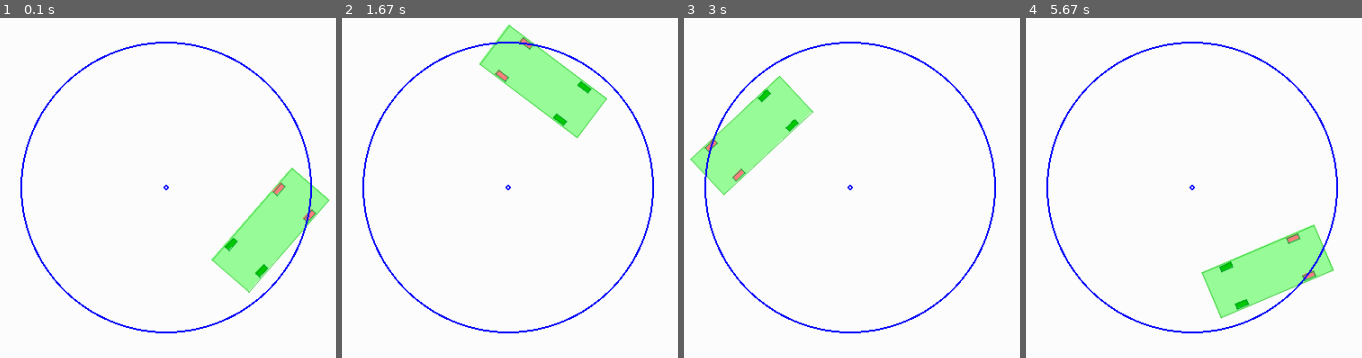
Above: before the commit, frames 1-4 (left to right).
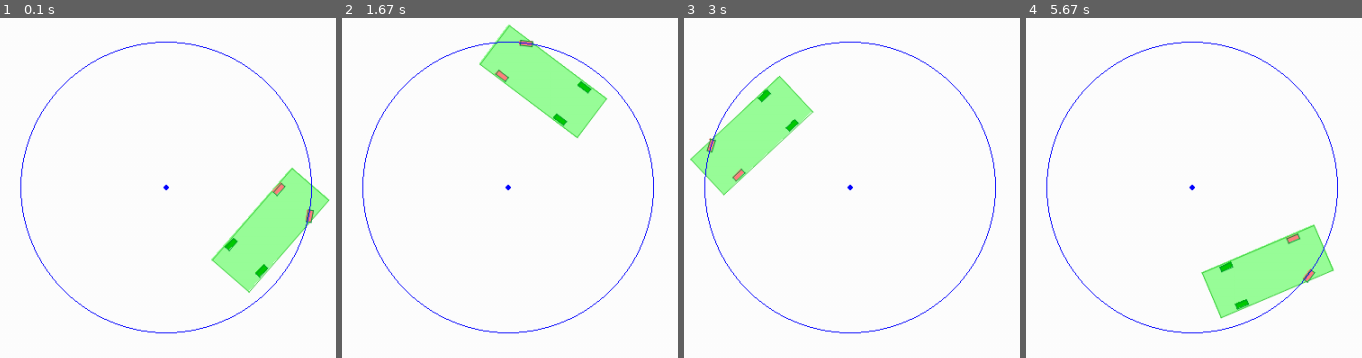
Above: after the commit, the same moments.

Repository: Bobbassoonguy/AutonomousVehicles
Game: pygame game, started from Scenarios/Scenario1_create_car.py
Same seed, same stepped clock (60 frames per second), same inputs: the game is played once before the commit and once after it.
Inputs:
- Up to frame 1 (0.1 s): no input
- Up to frame 2 (1.67 s): no input
- Up to frame 3 (3 s): no input
- Up to frame 4 (5.67 s): no input

The runs differ from the first frame. In frame 1, 1.5% of the frame differs, in the area x 6-95%, y 7-93%; in frame 2, 1.6%; in frame 3, 1.5%; in frame 4, 1.6%, in the area x 6-93%, y 7-93%.

Commit message:
made turn method

Diff:
--- a/Classes/Vehicle.py
+++ b/Classes/Vehicle.py
@@ -13,8 +13,8 @@
         self.TRACK = 1.5  # meters
         self.MIN_TURN_DIAMETER = 10.8  # meters
         self.PIXELS_PER_METER = self.parent.PIXELS_PER_METER
-        self.ANGLE = 0
 
+        self.angle = 0
         self.x = x
         self.y = y
 
@@ -57,26 +57,42 @@
         self.back_left_wheel.draw()
 
     def rotate(self, degrees, rotation_point):
-        self.ANGLE += degrees
-        self.ANGLE %= 360
+        self.angle += degrees
+        self.angle %= 360
         self.outline.rotate(degrees, rotation_point)
         self.x, self.y = self.outline.get_centroid()
         for i in self.wheels:
             i.rotate(degrees, rotation_point)
 
-    def turn(self, turn_radius, turn_degrees):
-        print("hi")
+    def turn(self, turn_radius, turn_degrees, right_turn=True, display_turn_circle=False):
+        if right_turn:
+            center = self.get_turn_circle_center(turn_radius, right_turn=True)
+            self.rotate(turn_degrees, center)
+            if self.front_left_wheel.angle == self.angle:
+                self.front_left_wheel.rotate(math.degrees(math.asin(self.WHEELBASE/turn_radius)))
+
+        else:
+            center = self.get_turn_circle_center(turn_radius, right_turn=False)
+            self.rotate(-turn_degrees, center)
+            if self.front_right_wheel.angle == self.angle:
+                self.front_right_wheel.rotate(-math.degrees(math.asin(self.WHEELBASE / turn_radius)))
+
+        if display_turn_circle:
+            pygame.draw.circle(self.surface, [0, 0, 255], center, turn_radius * self.PIXELS_PER_METER, width=1)
+            pygame.draw.circle(self.surface, [0, 0, 255], center, 3, width=3)
+
+
 
     def get_turn_circle_center(self, turn_radius, right_turn=True):
         turn_radius *= self.PIXELS_PER_METER
         if right_turn:
             back = self.back_left_wheel
-            center = [back.x + math.sqrt(turn_radius**2-(self.WHEELBASE*self.PIXELS_PER_METER)**2)*math.cos(math.radians(self.ANGLE)),
-                      back.y + math.sqrt(turn_radius**2-(self.WHEELBASE*self.PIXELS_PER_METER)**2)*math.sin(math.radians(self.ANGLE))]
+            center = [back.x + math.sqrt(turn_radius**2-(self.WHEELBASE*self.PIXELS_PER_METER)**2) * math.cos(math.radians(self.angle)),
+                      back.y + math.sqrt(turn_radius**2-(self.WHEELBASE*self.PIXELS_PER_METER)**2) * math.sin(math.radians(self.angle))]
         else:
             back = self.back_right_wheel
-            center = [back.x - math.sqrt(turn_radius**2-(self.WHEELBASE*self.PIXELS_PER_METER)**2)*math.cos(math.radians(self.ANGLE)),
-                      back.y - math.sqrt(turn_radius**2-(self.WHEELBASE*self.PIXELS_PER_METER)**2)*math.sin(math.radians(self.ANGLE))]
+            center = [back.x - math.sqrt(turn_radius**2-(self.WHEELBASE*self.PIXELS_PER_METER)**2) * math.cos(math.radians(self.angle)),
+                      back.y - math.sqrt(turn_radius**2-(self.WHEELBASE*self.PIXELS_PER_METER)**2) * math.sin(math.radians(self.angle))]
         return center
 
 
@@ -90,8 +106,8 @@
         self.DIAMETER = 0.44  # meters
         self.STEERING = False
         self.PIXELS_PER_METER = self.parent.PIXELS_PER_METER
-        self.ANGLE = 0
 
+        self.angle = 0
         self.x = x
         self.y = y
 
@@ -122,8 +138,8 @@
         self.y = y
 
     def rotate(self, angle, rotation_point="centroid"):
-        self.ANGLE += angle
-        self.ANGLE %= 360
+        self.angle += angle
+        self.angle %= 360
         if rotation_point == "centroid":
             rotation_point = self.outline.get_centroid()
         self.outline.rotate(angle, rotation_point)
--- a/Scenarios/Scenario1_create_car.py
+++ b/Scenarios/Scenario1_create_car.py
@@ -11,15 +11,13 @@
 main.addCar()
 main.vehicles[0].rotate(45, main.vehicles[0].outline.get_centroid())
 
-center = main.vehicles[0].get_turn_circle_center(5.4, right_turn=False)
+
 while not done:
     clock.tick(main.FPS)
     main.main()
 
-    main.vehicles[0].rotate(-1, center)
-    pygame.draw.circle(main.screen, [0,0,255], center, 5.4*30, width=2)
-    pygame.draw.circle(main.screen, [0, 0, 255], center, 3, width=2)
-    #print(main.vehicles[0].x, ",",main.vehicles[0].y)
+    main.vehicles[0].turn(5.4, 1, right_turn=False, display_turn_circle=True)
+
     pygame.display.flip()
 
     for event in pygame.event.get():
